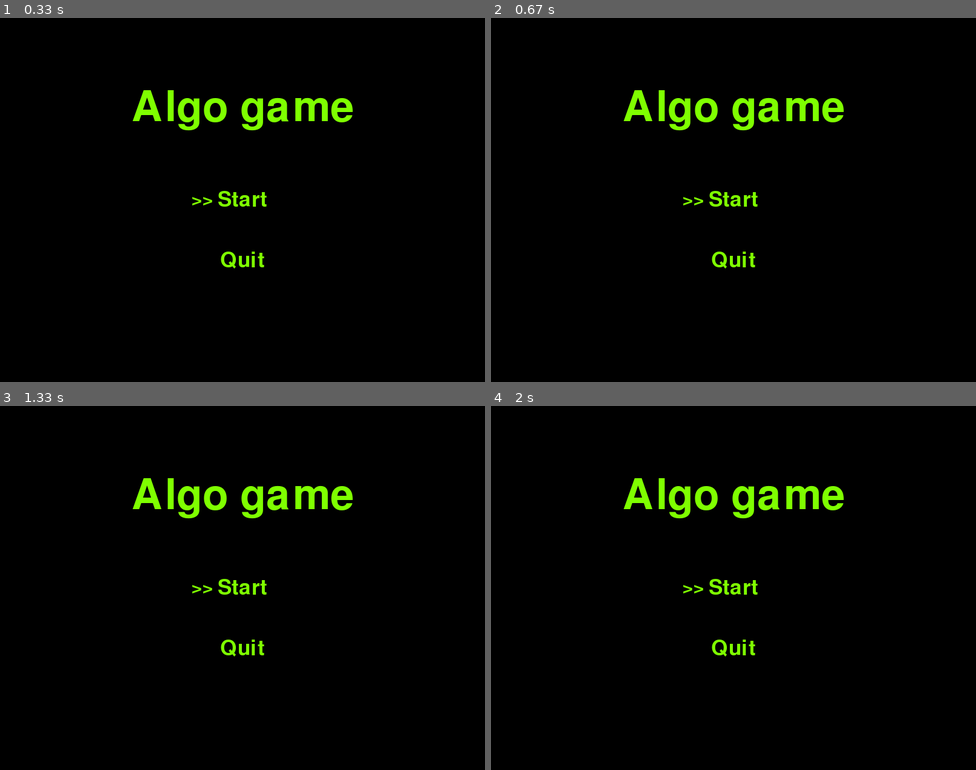
Above: before the commit, frames 1-4 (two rows, left to right).
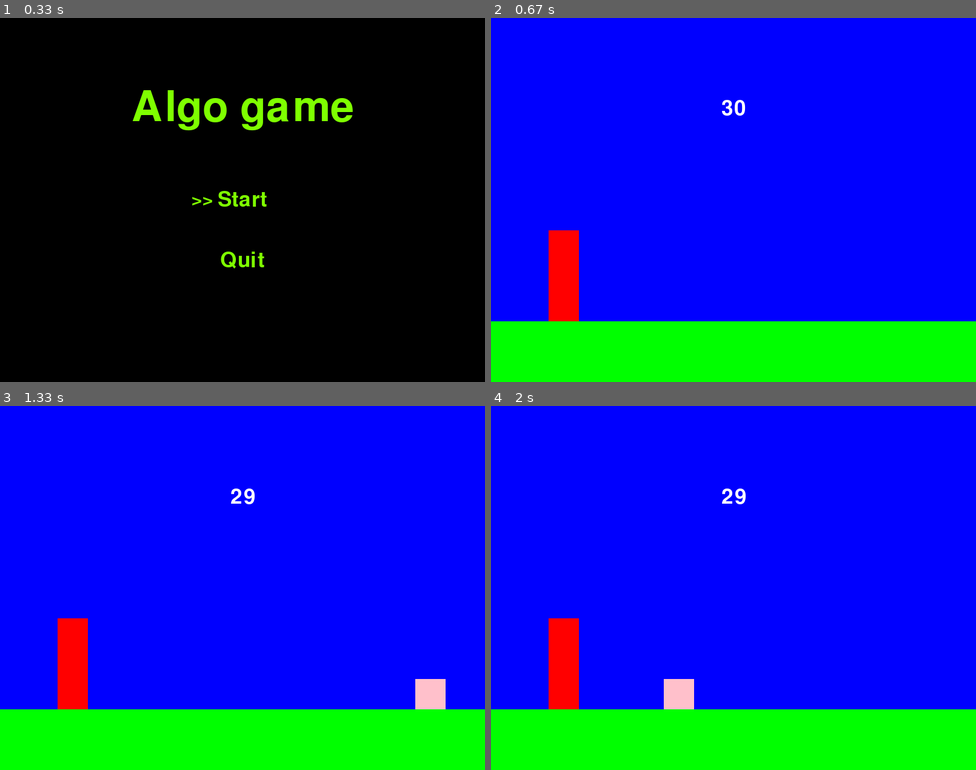
Above: after the commit, the same moments.

Repository: bitije/algo_game_pygame
Game: pygame game, started from algo_game.py
The game is run twice, just before and just after one commit, with the same random seed, the same clock (stepped at 60 frames per second) and the same inputs.
Inputs:
- Up to frame 1 (0.33 s): no input
- Up to frame 2 (0.67 s): tap Space at 0.33 s
- Up to frame 3 (1.33 s): tap Space at 0.67 s; hold S from 1 s (still down)
- Up to frame 4 (2 s): release S at 1.47 s

Frame 1 is identical in both runs. In frame 2, 100% of the frame differs, in the area x 0-100%, y 0-100%; in frame 3, 100%; in frame 4, 100%.

Commit message:
1st_level_is_done

Diff:
--- a/algo_game.py
+++ b/algo_game.py
@@ -1,57 +1,65 @@
 import pygame
-from interface import MainMenu, MenuPointer, draw_text
-from settings import screen, clock, Palette
+from interface import MainMenu, MenuPointer, draw_text, GameOverScreen
+from settings import screen, clock
+from random import choice
+from levels.level_1 import LevelOne
 
 
 pygame.init()
 menu = MainMenu()
 pointer = MenuPointer()
+level_one = LevelOne()
+
+# Timer
+runner_timer = pygame.USEREVENT + 1
+pygame.time.set_timer(runner_timer, 1000)
+
 current_stage = 0
 running = True
-clock.tick(60)
-
-screen.fill("white")
-ground_surface = pygame.Surface((screen.get_width(), 100))
-ground_surface.fill('green')
-sky_surface = pygame.Surface((screen.get_width(), screen.get_height() - 100))
-sky_surface.fill('blue')
-
-
-def use_main_menu(event):
-    if event.key == pygame.K_w:
-        pointer.move_pointer('UP')
-
-    elif event.key == pygame.K_s:
-        pointer.move_pointer('DOWN')
-
-    if event.key == pygame.K_RETURN:
-        button_selected = pointer.buttons_available[pointer.current_position][0]
-        if button_selected == "Start":
-            return 1
-        elif button_selected == "Quit":
-            return -1
-    return 0
-
+start_time = 0
 
 while running:
+    clock.tick(60)
     for event in pygame.event.get():
         # pygame.QUIT event means the user clicked X to close your window
-        if event.type == pygame.QUIT or current_stage == -1 or (event.type == pygame.KEYDOWN and event.key == pygame.K_ESCAPE):
+        if event.type == pygame.QUIT or current_stage == -1:
             running = False
 
-    screen.fill("black")
+        # Where to go from game over screen
+        elif event.type == pygame.KEYDOWN and current_stage == -2:
+            if event.key == pygame.K_ESCAPE:
+                current_stage = 0
+            else:
+                current_stage = 1
 
+        # Every second generate bubble on 1st level
+        if event.type == runner_timer and current_stage == 1:
+            level_one.tick(choice(['flying', 'sneaky', 'sneaky']))
+
+    # Show Main Menu
     if current_stage == 0:
+        clock.tick(15)
+        screen.fill("black")
         menu.show()
         pointer.show()
-        for event in pygame.event.get():
-            if event.type == pygame.KEYDOWN:
-                current_stage = use_main_menu(event)
+        current_stage = menu.use_main_menu(pointer)
+        if current_stage == 1:
+            start_time = int(pygame.time.get_ticks() / 1000)
 
+    # Show 1st level
     if current_stage == 1:
-        screen.blit(ground_surface, (0, screen.get_height() - 100))
-        screen.blit(sky_surface, (0, 0))
-        draw_text('Next stage! Press ESC to leave.', text_color=Palette.white)
+        current_stage = level_one.show(start_time)
+
+    if current_stage == 2:
+        screen.fill('black')
+        draw_text('Second level is not done yet :)')
+        pygame.display.flip()
+        pygame.time.wait(2000)
+        current_stage = -2
+
+    # Show game over screen
+    elif current_stage == -2:
+        start_time = GameOverScreen().show()
 
     # flip() the display to put your work on screen
     pygame.display.flip()
--- a/interface.py
+++ b/interface.py
@@ -5,11 +5,13 @@
 pygame.init()
 X = screen.get_width()
 Y = screen.get_height()
+font_base = pygame.font.Font('freesansbold.ttf', 35)
+font_base_small = pygame.font.Font('freesansbold.ttf', 20)
 
 
 def draw_text(
         text='your text',
-        font=pygame.font.Font('freesansbold.ttf', 35),
+        font=font_base,
         text_color=Palette.green,
         coords=(X // 2, Y // 2)
         ):
@@ -40,13 +42,29 @@
     buttons = [
         ['Start',  (X // 2, Y // 2)],
         ['Quit', (X // 2, Y // 1.5)],
-        # ['zxc', (X // 2, Y // 3)]
     ]
 
+    @staticmethod
+    def use_main_menu(pointer):
+        keys = pygame.key.get_pressed()
+        if keys[pygame.K_w]:
+            pygame.time.delay(100)
+            pointer.move_pointer('UP')
+
+        elif keys[pygame.K_s]:
+            pygame.time.delay(100)
+            pointer.move_pointer('DOWN')
+
+        if keys[pygame.K_SPACE]:
+            selected = pointer.buttons_available[pointer.current_position][0]
+            if selected == "Start":
+                pygame.time.delay(200)
+                return 1
+            elif selected == "Quit":
+                return -1
+        return 0
+
     def show(self):
-        # set the pygame window name
-        pygame.display.set_caption('Main menu')
-
         # Draw logo
         draw_text(
             'Algo game',
@@ -89,5 +107,28 @@
                 self.current_position = 0
 
 
-if __name__ != "__main__":
-    pointer = MenuPointer()
+class GameOverScreen():
+    @staticmethod
+    def show():
+        start_time = int(pygame.time.get_ticks() / 1000)
+        screen.fill('black')
+        draw_text('Game over!')
+        draw_text('Press any button to try again.', coords=(X // 2, Y // 1.5))
+        draw_text('ESC to leave',
+                  font=pygame.font.Font('freesansbold.ttf', 20),
+                  coords=(X//2, Y/1.2))
+        pygame.display.flip()
+        pygame.time.wait(500)
+        return start_time
+
+
+class Etc():
+    @staticmethod
+    def display_score(start_time, destination):
+        current_time = destination - int(pygame.time.get_ticks() / 1000)
+        if start_time != 0:
+            current_time += start_time
+        score_surf = font_base.render(f'{current_time}', True, Palette.white)
+        score_rect = score_surf.get_rect(center=(X//2, Y//4))
+        screen.blit(score_surf, score_rect)
+        return current_time
--- /dev/null
+++ b/levels/level_1.py
@@ -0,0 +1,104 @@
+from settings import X, Y, screen
+import pygame
+from interface import Etc
+
+
+def collision_sprites(player_runner, bubble_group):
+    if pygame.sprite.spritecollide(player_runner.sprite, bubble_group, False):
+        bubble_group.empty()
+        return -2
+    else:
+        return 1
+
+
+class LevelOne():
+    def __init__(self) -> None:
+        self.player_runner = pygame.sprite.GroupSingle()
+        self.player_runner.add(PlayerRunner())
+        self.bubble_group = pygame.sprite.Group()
+
+        self.ground_surf = pygame.Surface((X, 100))
+        self.ground_surf.fill('green')
+        self.sky_surf = pygame.Surface((X, Y - 100))
+        self.sky_surf.fill('blue')
+
+    def show(self, start_time):
+        screen.blit(self.ground_surf, (0, Y - 100))
+        screen.blit(self.sky_surf, (0, 0))
+
+        self.player_runner.draw(screen)
+        self.player_runner.update()
+
+        self.bubble_group.draw(screen)
+        self.bubble_group.update()
+
+        total_score = Etc().display_score(start_time, 30)
+
+        if total_score == 0:
+            return 2
+        else:
+            return collision_sprites(self.player_runner, self.bubble_group)
+
+    def tick(self, entity):
+        self.bubble_group.add(BubbleEnemy(entity))
+
+
+class BubbleEnemy(pygame.sprite.Sprite):
+    def __init__(self, type):
+        super().__init__()
+
+        if type == 'flying':
+            self.image = pygame.Surface((50, 50))
+            self.rect = self.image.get_rect(midbottom=(X + 100, Y - 200))
+            self.image.fill('yellow')
+        else:
+            self.image = pygame.Surface((50, 50))
+            self.rect = self.image.get_rect(midbottom=(X + 100, Y - 100))
+            self.image.fill('pink')
+
+    def update(self):
+        self.rect.x -= 10
+        self.destroy()
+
+    def destroy(self):
+        if self.rect.x <= -100:
+            self.kill
+
+
+class PlayerRunner(pygame.sprite.Sprite):
+    def __init__(self):
+        super().__init__()
+        self.image = pygame.Surface((50, 150))
+        self.image.fill('red')
+        self.rect = self.image.get_rect(midbottom=(60, Y - 100))
+        self.gravity = 0
+
+    def player_input(self):
+        keys = pygame.key.get_pressed()
+        if keys[pygame.K_SPACE] and self.rect.bottom >= Y - 100:
+            self.gravity = -20
+
+        if keys[pygame.K_s] and self.rect.bottom == Y - 100:
+            self.image = pygame.Surface((100, 80))
+            self.image.fill('red')
+            self.rect = self.image.get_rect(midbottom=(120, Y - 100))
+
+        if not keys[pygame.K_s] and self.rect.bottom == Y - 100:
+            self.image = pygame.Surface((50, 150))
+            self.image.fill('red')
+            self.rect = self.image.get_rect(midbottom=(120, Y - 100))
+
+    def apply_gravity(self):
+        self.gravity += 1
+        self.rect.y += self.gravity
+        if self.rect.bottom >= Y - 100:
+            self.gravity = 0
+            self.rect.bottom = Y - 100
+
+    def update(self):
+        self.player_input()
+        self.apply_gravity()
+
+
+if __name__ != '__main__':
+    level_one = LevelOne()
--- a/settings.py
+++ b/settings.py
@@ -6,7 +6,12 @@
 ROOT_DIR = os.path.dirname(os.path.abspath(__file__))
 
 screen = pygame.display.set_mode((800, 600))
+X = screen.get_width()
+Y = screen.get_height()
 clock = pygame.time.Clock()
+pygame.display.set_caption('Algo game')
+Icon = pygame.image.load('imgs/icon.png')
+pygame.display.set_icon(Icon)
 
 
 @dataclass
Binary file added: imgs/icon.png
